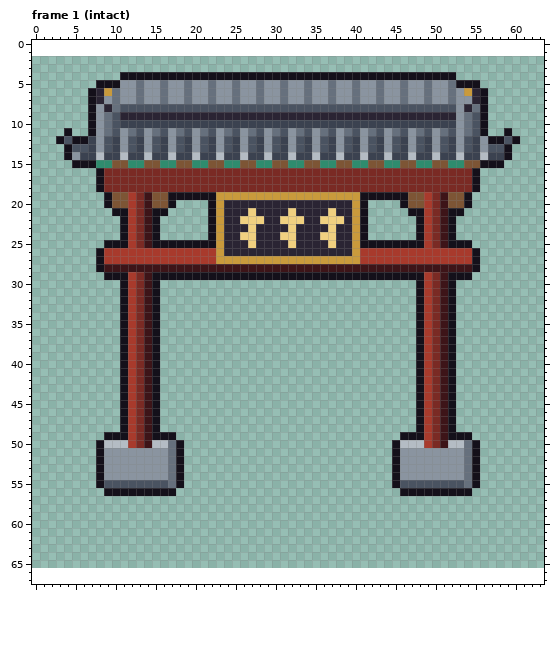
One commit to this pixel-art file: art/structures/seat_gate.aseprite. The picture above was drawn from the file before the commit.
64x64 pixels, 4 frames. Shown: frame 1 (intact). The old version is drawn lined up with the new one, on the new canvas. The commit also changed other frames, which this record leaves out.
And afterwards:
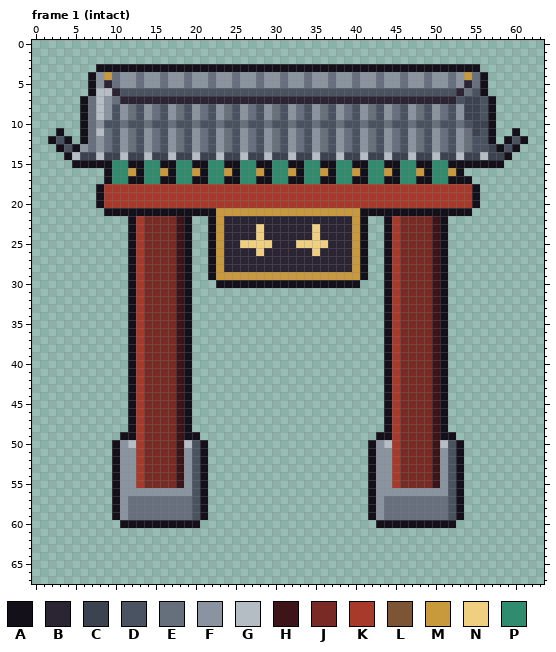
Palette (. is transparent): A #14101a  B #2a2433  C #3b4250  D #4a5361  E #66707d  F #8a94a0  G #b4bcc4  H #3d1418  J #7a2a24  K #a83a2c  L #7d5535  M #c99a3c  N #f0d080  P #2f8c6e
Difference:
canvas 64x64 -> 64x68, the old top-left corner now at 0,2
--- frame 1 (intact)
@@ x 0..63 @@
  2 ................................................................
- 3 ................................................................
- 4 ...........AAAAAAAAAAAAAAAAAAAAAAAAAAAAAAAAAAAAAAAAAA...........
- 5 ........AAAFFEFFEFFEFFEFFEFFEFFEFFEFFEFFEFFEFFEFFEFFEAAA........
- 6 .......ABMEFFEFFEFFEFFEFFEFFEFFEFFEFFEFFEFFEFFEFFEFFEFMBA.......
- 7 .......ABFEFFEFFEFFEFFEFFEFFEFFEFFEFFEFFEFFEFFEFFEFFEFFBA.......
- 8 .......AFBEDDDDDDDDDDDDDDDDDDDDDDDDDDDDDDDDDDDDDDDDDDFBEA.......
- 9 .......AFEDBBBBBBBBBBBBBBBBBBBBBBBBBBBBBBBBBBBBBBBBBBFEDA.......
-10 .......AFEDCCCCCCCCCCCCCCCCCCCCCCCCCCCCCCCCCCCCCCCCCCFEDA.......
-11 ....A..AFEDFEDFEDFEDFEDFEDFEDFEDFEDFEDFEDFEDFEDFEDFEDFEDA..A....
-12 ...ADAACFDCFDCFDCFDCFDCFDCFDCFDCFDCFDCFDCFDCFDCFDCFDCFDCFAADA...
-13 ....ADDCFDCFDCFDCFDCFDCFDCFDCFDCFDCFDCFDCFDCFDCFDCFDCFDCFDDA....
-14 ....AFCCGCCGCCGCCGCCGCCGCCGCCGCCGCCGCCGCCGCCGCCGCCGCCGCCGCCA....
-15 .....AAAPPLLPPLLPPLLPPLLPPLLPPLLPPLLPPLLPPLLPPLLPPLLPPLLAAA.....
-16 ........AJJJJJJJJJJJJJJJJJJJJJJJJJJJJJJJJJJJJJJJJJJJJJJA........
-17 ........AJJJJJJJJJJJJJJJJJJJJJJJJJJJJJJJJJJJJJJJJJJJJJJA........
-18 ........AJJJJJJJJJJJJJJJJJJJJJJJJJJJJJJJJJJJJJJJJJJJJJJA........
-19 .........ALLKJHLLAAAAAAMMMMMMMMMMMMMMMMMMAAAAAALLKJHLLA.........
-20 .........ALLKJHLLA....AMBBBBBBBBBBBBBBBBMA....ALLKJHLLA.........
-21 ..........AAKJHAA.....AMBBBNBBBBNBBBBNBBMA.....AAKJHAA..........
-22 ...........AKJHA......AMBBNNNBBNNNBBNNNBMA......AKJHA...........
-23 ...........AKJHA......AMBBBNBBBBNBBBBNBBMA......AKJHA...........
-24 ...........AKJHA......AMBBNNBBBNNBBBNNBBMA......AKJHA...........
-25 .........AAAKJHAAAAAAAAMBBBNBBBBNBBBBNBBMAAAAAAAAKJHAAA.........
-26 ........AKKKKKKKKKKKKKKMBBBBBBBBBBBBBBBBMKKKKKKKKKKKKKKA........
-27 ........AKKKKKKKKKKKKKKMMMMMMMMMMMMMMMMMMKKKKKKKKKKKKKKA........
-28 ........AHHHHHHHHHHHHHHHHHHHHHHHHHHHHHHHHHHHHHHHHHHHHHHA........
-29 .........AAAKJHAAAAAAAAAAAAAAAAAAAAAAAAAAAAAAAAAAKJHAAA.........
-30 ...........AKJHA................................AKJHA...........
-31 ...........AKJHA................................AKJHA...........
-32 ...........AKJHA................................AKJHA...........
-33 ...........AKJHA................................AKJHA...........
-34 ...........AKJHA................................AKJHA...........
-35 ...........AKJHA................................AKJHA...........
-36 ...........AKJHA................................AKJHA...........
-37 ...........AKJHA................................AKJHA...........
-38 ...........AKJHA................................AKJHA...........
-39 ...........AKJHA................................AKJHA...........
-40 ...........AKJHA................................AKJHA...........
-41 ...........AKJHA................................AKJHA...........
-42 ...........AKJHA................................AKJHA...........
-43 ...........AKJHA................................AKJHA...........
-44 ...........AKJHA................................AKJHA...........
-45 ...........AKJHA................................AKJHA...........
-46 ...........AKJHA................................AKJHA...........
-47 ...........AKJHA................................AKJHA...........
-48 ...........AKJHA................................AKJHA...........
-49 .........AAAKJHAAA............................AAAKJHAAA.........
-50 ........AGGGKJHGGEA..........................AGGGKJHGGEA........
-51 ........AFFFFFFFFEA..........................AFFFFFFFFEA........
-52 ........AFFFFFFFFEA..........................AFFFFFFFFEA........
-53 ........AFFFFFFFFEA..........................AFFFFFFFFEA........
-54 ........AFFFFFFFFEA..........................AFFFFFFFFEA........
-55 ........ADDDDDDDDEA..........................ADDDDDDDDEA........
-56 .........AAAAAAAAA............................AAAAAAAAA.........
-57 ................................................................
-58 ................................................................
-59 ................................................................
-60 ................................................................
+ 3 ........AAAAAAAAAAAAAAAAAAAAAAAAAAAAAAAAAAAAAAAAAAAAAAAA........
+ 4 .......AFMEFFEFFEFFEFFEFFEFFEFFEFFEFFEFFEFFEFFEFFEFFEFMEA.......
+ 5 .......AFBEFFEFFEFFEFFEFFEFFEFFEFFEFFEFFEFFEFFEFFEFFEFBEA.......
+ 6 .......AGGBDDDDDDDDDDDDDDDDDDDDDDDDDDDDDDDDDDDDDDDDDDBEDA.......
+ 7 ......AEGFEBBBBBBBBBBBBBBBBBBBBBBBBBBBBBBBBBBBBBBBBBBDCCDA......
+ 8 ......AEGFDFEDFEDFEDFEDFEDFEDFEDFEDFEDFEDFEDFEDFEDFEDFCCDA......
+ 9 ......AEGFDFEDFEDFEDFEDFEDFEDFEDFEDFEDFEDFEDFEDFEDFEDFCCDA......
+10 ......AEFDDEDDEDDEDDEDDEDDEDDEDDEDDEDDEDDEDDEDDEDDEDDEDCCA......
+11 ...A..AEGEDFEDFEDFEDFEDFEDFEDFEDFEDFEDFEDFEDFEDFEDFEDFECDA..A...
+12 ..ADA.AEFEDFEDFEDFEDFEDFEDFEDFEDFEDFEDFEDFEDFEDFEDFEDFEDDA.ADA..
+13 ...ADAFEFEDFEDFEDFEDFEDFEDFEDFEDFEDFEDFEDFEDFEDFEDFEDFEDDCADA...
+14 ....AGCCGCCGCCGCCGCCGCCGCCGCCGCCGCCGCCGCCGCCGCCGCCGCCGCCGCCA....
+15 .....AAAAAPPAAPPAAPPAAPPAAPPAAPPAAPPAAPPAAPPAAPPAAPPAAAAAAA.....
+16 .........APPMAPPMAPPMAPPMAPPMAPPMAPPMAPPMAPPMAPPMAPPMA..........
+17 .........APPAAPPAAPPAAPPAAPPAAPPAAPPAAPPAAPPAAPPAAPPAAA.........
+18 ........AKKKKKKKKKKKKKKKKKKKKKKKKKKKKKKKKKKKKKKKKKKKKKKA........
+19 ........AKKKKKKKKKKKKKKKKKKKKKKKKKKKKKKKKKKKKKKKKKKKKKKA........
+20 ........AKKKKKKKKKKKKKKKKKKKKKKKKKKKKKKKKKKKKKKKKKKKKKKA........
+21 .........AAAAAAAAAAAAAAMMMMMMMMMMMMMMMMMMAAAAAAAAAAAAAA.........
+22 ............AKJJJJHA..AMBBBBBBBBBBBBBBBBMA..AKJJJJHA............
+23 ............AKJJJJHA..AMBBBBNBBBBBBNBBBBMA..AKJJJJHA............
+24 ............AKJJJJHA..AMBBBBNBBBBBBNBBBBMA..AKJJJJHA............
+25 ............AKJJJJHA..AMBBNNNNBBBNNNNBBBMA..AKJJJJHA............
+26 ............AKJJJJHA..AMBBBBNBBBBBBNBBBBMA..AKJJJJHA............
+27 ............AKJJJJHA..AMBBBBBBBBBBBBBBBBMA..AKJJJJHA............
+28 ............AKJJJJHA..AMBBBBBBBBBBBBBBBBMA..AKJJJJHA............
+29 ............AKJJJJHA..AMMMMMMMMMMMMMMMMMMA..AKJJJJHA............
+30 ............AKJJJJHA...AAAAAAAAAAAAAAAAAA...AKJJJJHA............
+31 ............AKJJJJHA........................AKJJJJHA............
+32 ............AKJJJJHA........................AKJJJJHA............
+33 ............AKJJJJHA........................AKJJJJHA............
+34 ............AKJJJJHA........................AKJJJJHA............
+35 ............AKJJJJHA........................AKJJJJHA............
+36 ............AKJJJJHA........................AKJJJJHA............
+37 ............AKJJJJHA........................AKJJJJHA............
+38 ............AKJJJJHA........................AKJJJJHA............
+39 ............AKJJJJHA........................AKJJJJHA............
+40 ............AKJJJJHA........................AKJJJJHA............
+41 ............AKJJJJHA........................AKJJJJHA............
+42 ............AKJJJJHA........................AKJJJJHA............
+43 ............AKJJJJHA........................AKJJJJHA............
+44 ............AKJJJJHA........................AKJJJJHA............
+45 ............AKJJJJHA........................AKJJJJHA............
+46 ............AKJJJJHA........................AKJJJJHA............
+47 ............AKJJJJHA........................AKJJJJHA............
+48 ............AKJJJJHA........................AKJJJJHA............
+49 ...........AAKJJJJHAA......................AAKJJJJHAA...........
+50 ..........AFGKJJJJHGDA....................AFGKJJJJHGDA..........
+51 ..........AFFKJJJJHFDA....................AFFKJJJJHFDA..........
+52 ..........AFFKJJJJHFDA....................AFFKJJJJHFDA..........
+53 ..........AFFKJJJJHFDA....................AFFKJJJJHFDA..........
+54 ..........AFFKJJJJHFDA....................AFFKJJJJHFDA..........
+55 ..........AFFKJJJJHFDA....................AFFKJJJJHFDA..........
+56 ..........AFFFFFFFFFDA....................AFFFFFFFFFDA..........
+57 ..........AFEEEEEEEEDA....................AFEEEEEEEEDA..........
+58 ..........AFEEEEEEEEDA....................AFEEEEEEEEDA..........
+59 ..........AFEEEEEEEEDA....................AFEEEEEEEEDA..........
+60 ...........AAAAAAAAAA......................AAAAAAAAAA...........
 61 ................................................................
Where, in picture pixels (left, top, right, bottom), the same in both pictures:
changed: (48, 64, 528, 528)
